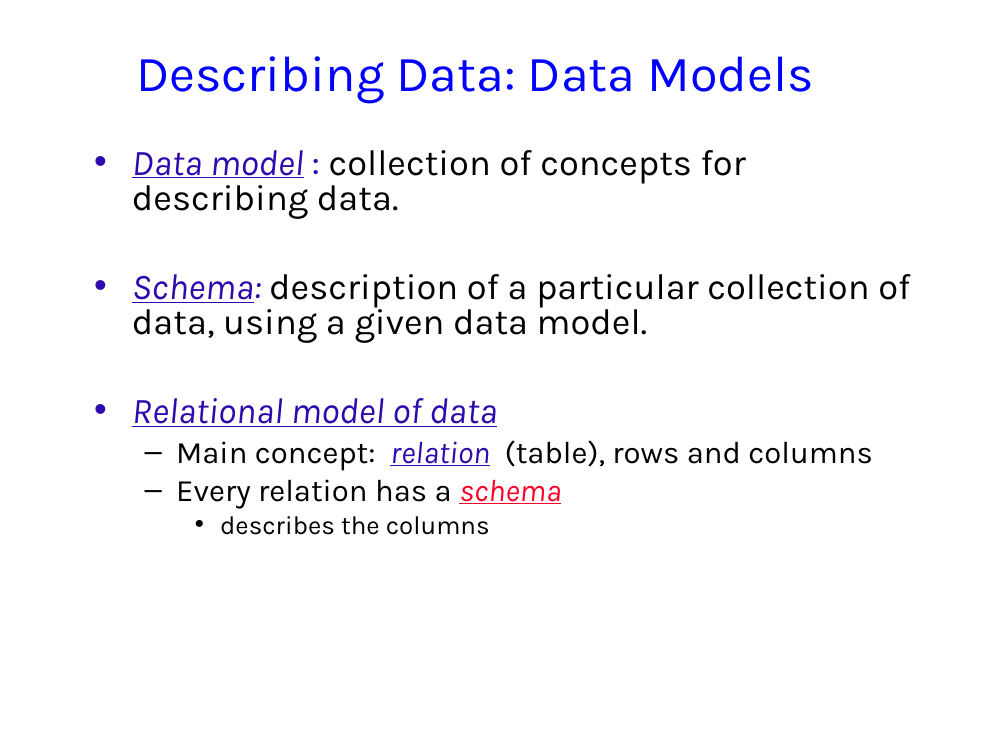
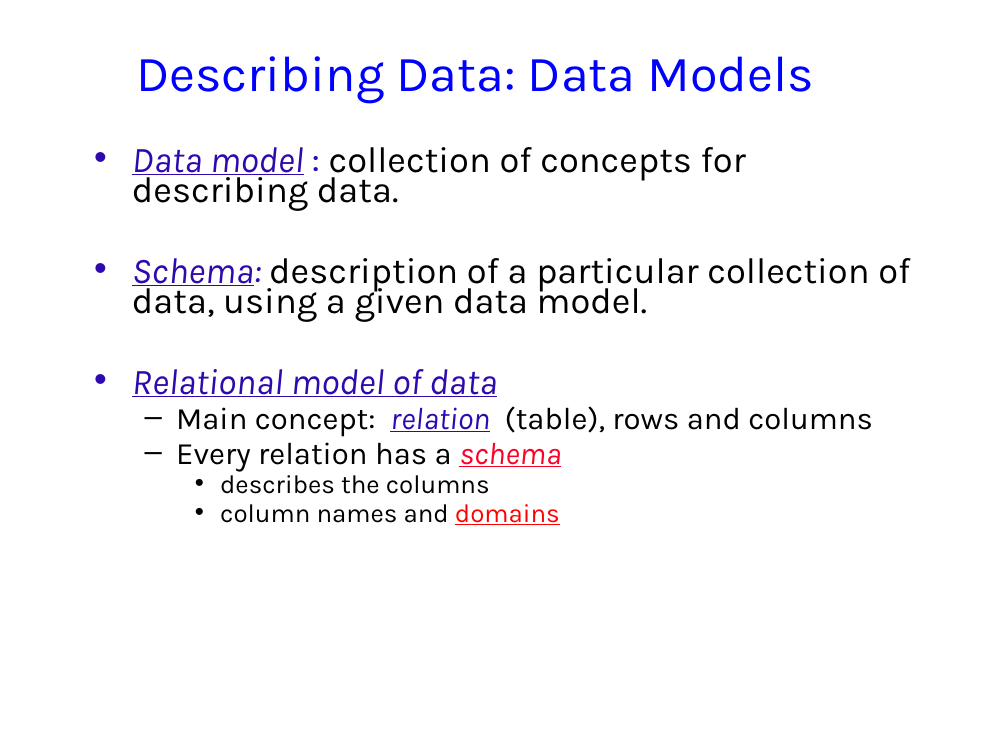
Before and after one commit to jhellerstein/cs186-09, a slide deck: slide 4 of lecs/02-Relational.ppt. Drawn at 1008x756 pixels with LibreOffice and Linux fonts; fonts in the diff are those of the drawing; background and template pictures are left out. Boxes give left, top, right and bottom in pixels: in the first picture for what was removed or moved away, otherwise in the second. Text is boxed around its words. In the diff, an @@ line names an element or a change of style, - is before the commit and + after.

```diff
--- a/lecs/02-Relational.ppt
+++ b/lecs/02-Relational.ppt
@@ text at <box>132,147,910,494</box>: line spacing 0.8 to 0.7 @@
@@ text at <box>220,504,560,525</box>: paragraph added @@
+    • column names and domains
```
Also in this commit, not shown: 14 other slides changed, 1 slide added, 1 slide removed, 2 other files.
